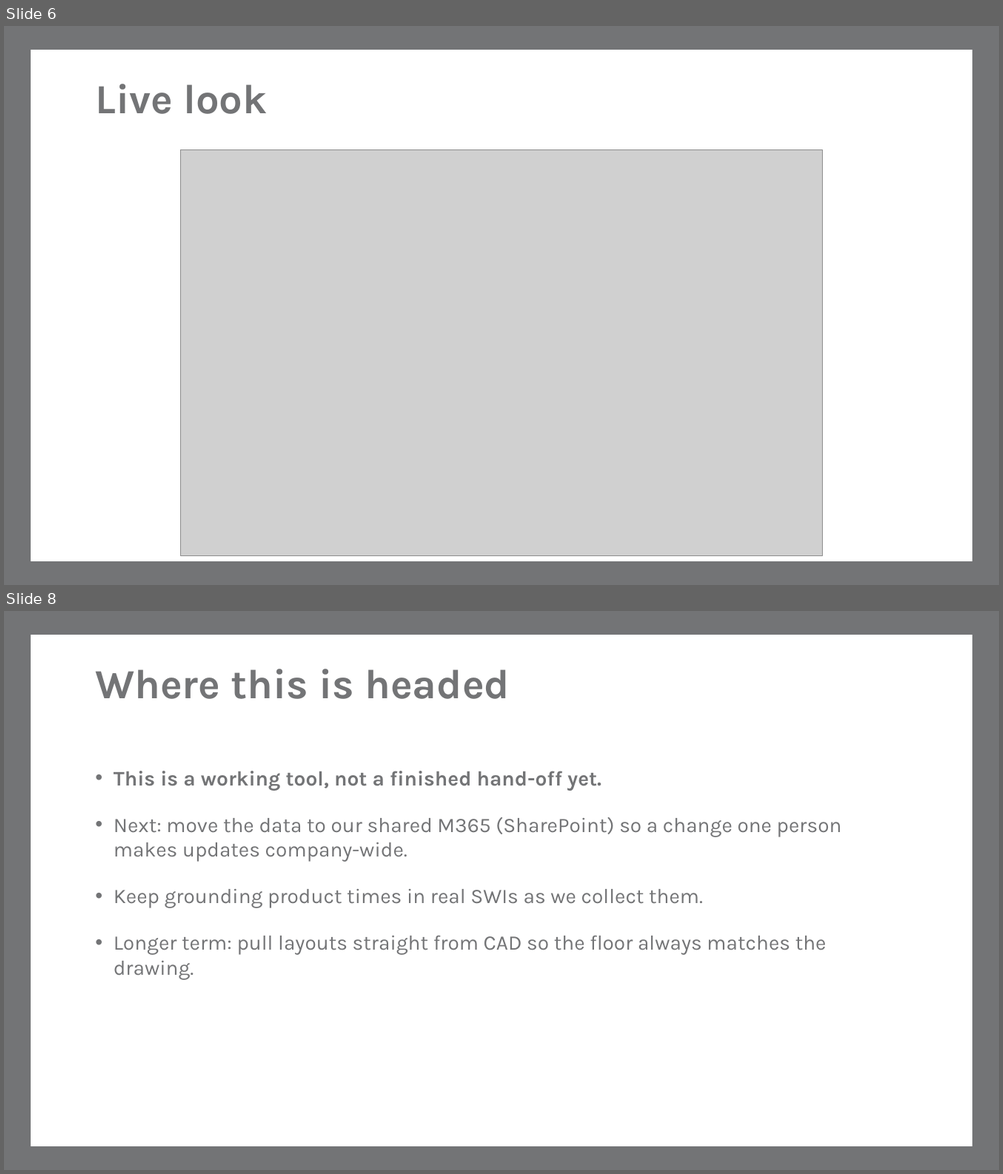
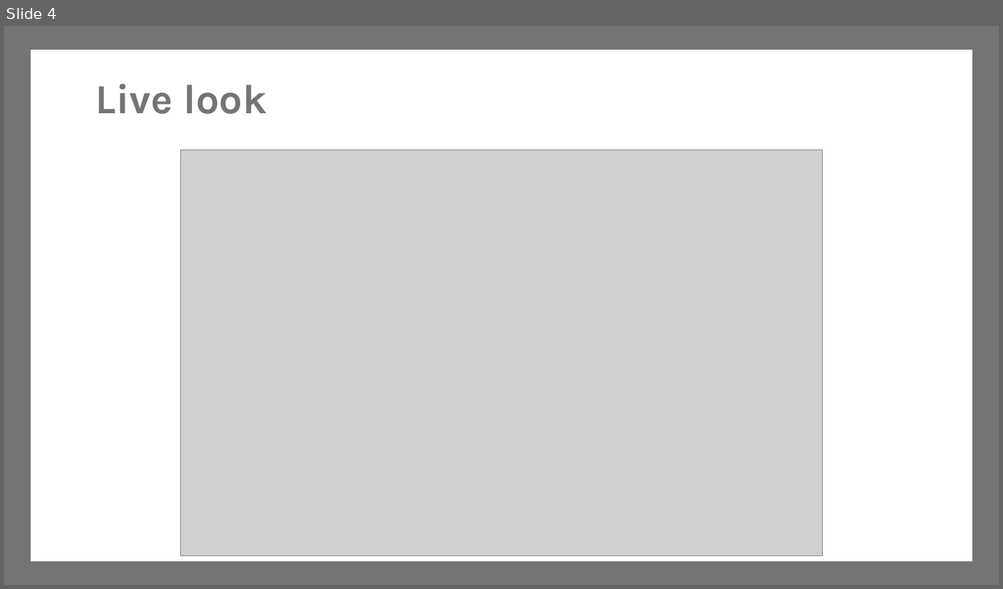
Before and after one commit to macokeefe/claude-code-system, a slide deck: standard-work/standalone/Meritage_3D_Model_Overview.pptx. Shown one above the other, each under a label of ours: slides 6 and 8 before the commit, slide 4 after it; the slides between them are not shown. The pictures are 1003x1174 and 1003x589 pixels, drawn with LibreOffice and Linux fonts; fonts in the diff are those of the drawing; grey boxes stand for pictures; background and template pictures are left out. Boxes give left, top, right and bottom in pixels: in the first picture for what was removed or moved away, otherwise in the second. Text is boxed around its words. In the diff, an @@ line names an element or a change of style, - is before the commit and + after.

```diff
--- a/standard-work/standalone/Meritage_3D_Model_Overview.pptx
+++ b/standard-work/standalone/Meritage_3D_Model_Overview.pptx
@@ slide 8 removed at box(4, 611, 999, 1170), background #FFFFFF; not listed: 2 template elements that a slide beside it also shows @@
@@ title removed at box(95, 669, 510, 699) @@
-Where this is headed
@@ text removed at box(114, 771, 842, 980) @@
-• This is a working tool, not a finished hand-off yet.
-• Next: move the data to our shared M365 (SharePoint) so a change one person makes updates company-wide.
-• Keep grounding product times in real SWIs as we collect them.
-• Longer term: pull layouts straight from CAD so the floor always matches the drawing.
@@ what was slide 6 is now slide 4 @@
```
Also in this commit, not shown: 2 slides changed, 1 slide added, 3 other slides removed.
